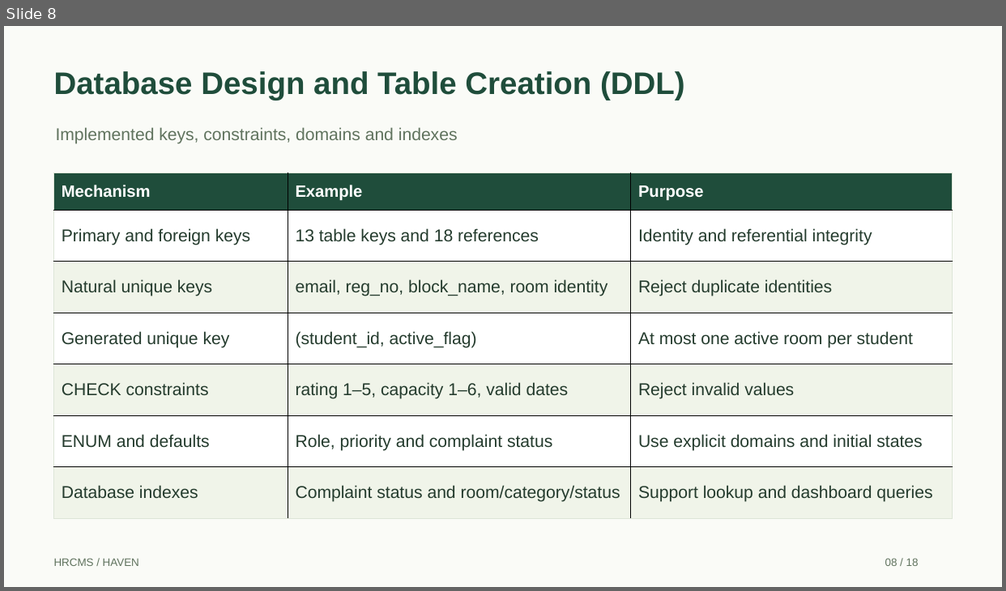
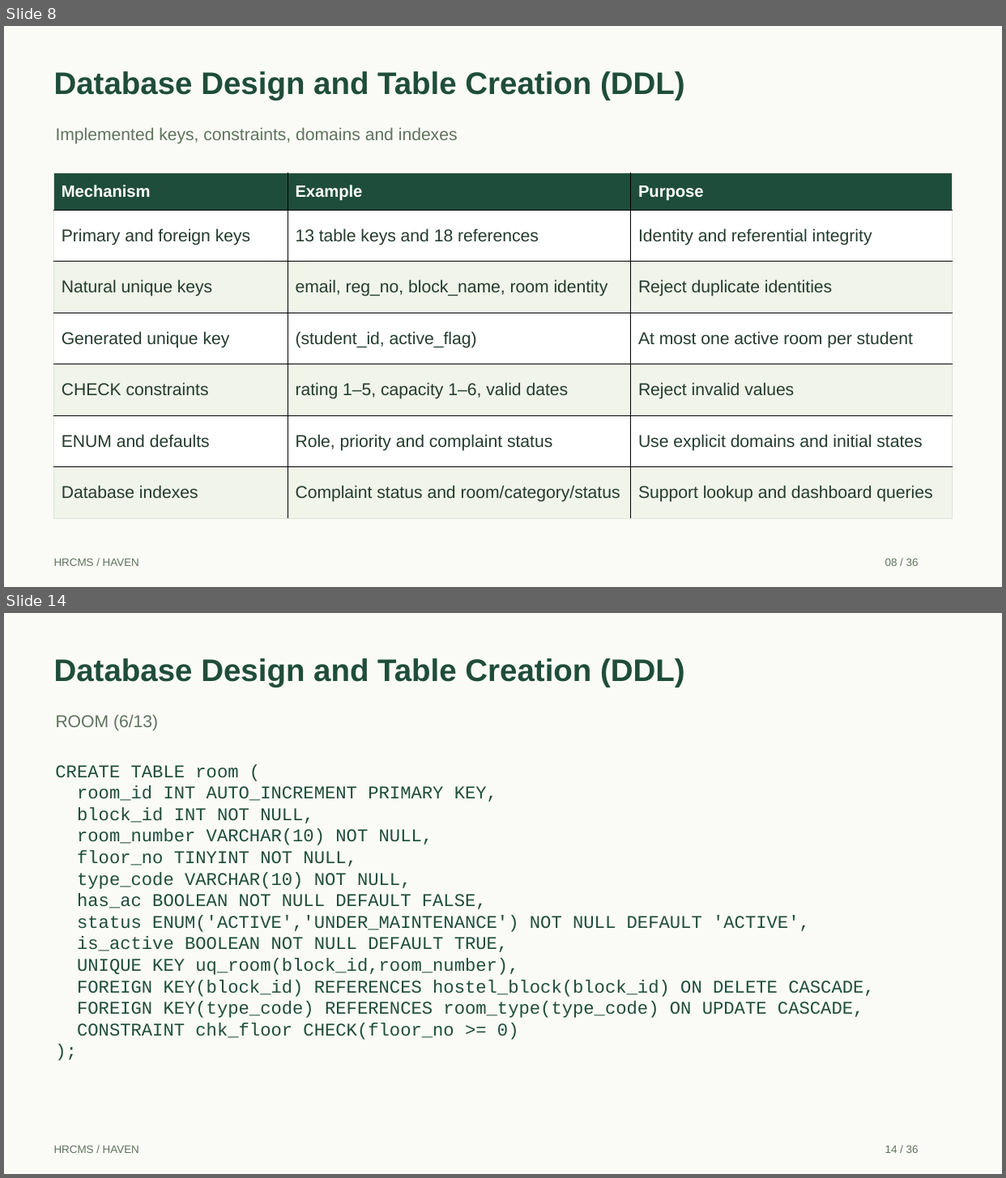
Before and after one commit to S-Nishaanth/hrcms, a slide deck: output/presentation/HRCMS_Review_Presentation.pptx. Shown one above the other, each under a label of ours: slide 8 before the commit, slides 8 and 14 after it; the slides between them are not shown. The pictures are 1006x591 and 1006x1178 pixels, drawn with LibreOffice and Linux fonts; fonts in the diff are those of the drawing. Boxes give left, top, right and bottom in pixels: in the first picture for what was removed or moved away, otherwise in the second. Text is boxed around its words. In the diff, an @@ line names an element or a change of style, - is before the commit and + after.

Commit message:
Expand review DDL to all tables and add linked sample DML

```diff
--- a/output/presentation/HRCMS_Review_Presentation.pptx
+++ b/output/presentation/HRCMS_Review_Presentation.pptx
@@ slide 14 added at (4,613,1002,1174), background #FAFBF7 @@
@@ text added at (54,658,685,688), 30 pt, text #1F4D3B, bold @@
+Database Design and Table Creation (DDL)
@@ text added at (56,714,158,731), 16.5 pt, text #60735E @@
+ROOM (6/13)
@@ text added at (55,765,874,1040), 17.2 pt, text #1F4D3B @@
+CREATE TABLE room (
+room_id INT AUTO_INCREMENT PRIMARY KEY,
+block_id INT NOT NULL,
+room_number VARCHAR(10) NOT NULL,
+floor_no TINYINT NOT NULL,
+type_code VARCHAR(10) NOT NULL,
+has_ac BOOLEAN NOT NULL DEFAULT FALSE,
+status ENUM('ACTIVE','UNDER_MAINTENANCE') NOT NULL DEFAULT 'ACTIVE',
+is_active BOOLEAN NOT NULL DEFAULT TRUE,
+UNIQUE KEY uq_room(block_id,room_number),
+FOREIGN KEY(block_id) REFERENCES hostel_block(block_id) ON DELETE CASCADE,
+FOREIGN KEY(type_code) REFERENCES room_type(type_code) ON UPDATE CASCADE,
+CONSTRAINT chk_floor CHECK(floor_no >= 0)
+);
@@ text added at (54,1145,139,1153), 10.5 pt, text #60735E @@
+HRCMS / HAVEN
@@ text added at (885,1145,918,1153), 10.5 pt, text #60735E @@
+14 / 36
@@ slide 8 changed as well @@
@@ text at (885,558,918,566): text changed @@
-08 / 18
+08 / 36
```
Also in this commit, not shown: 16 other slides changed, 18 other slides added, 1 slide removed, 6 other files.
